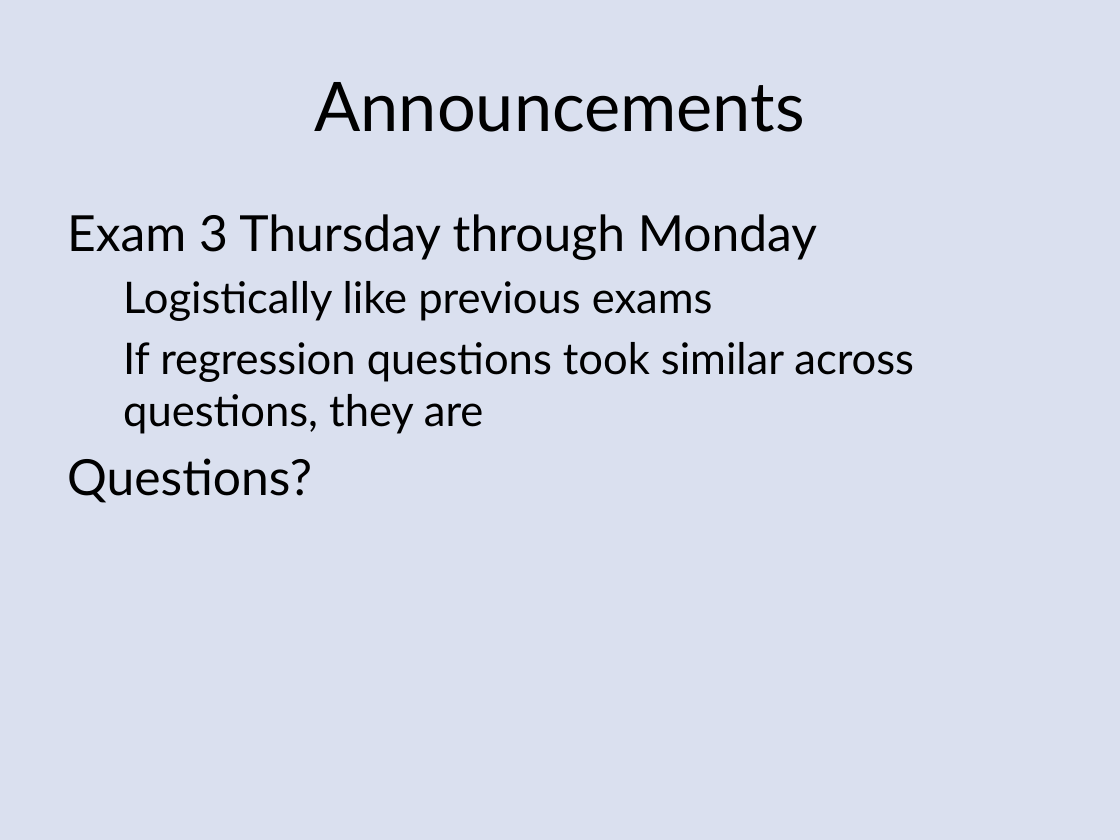
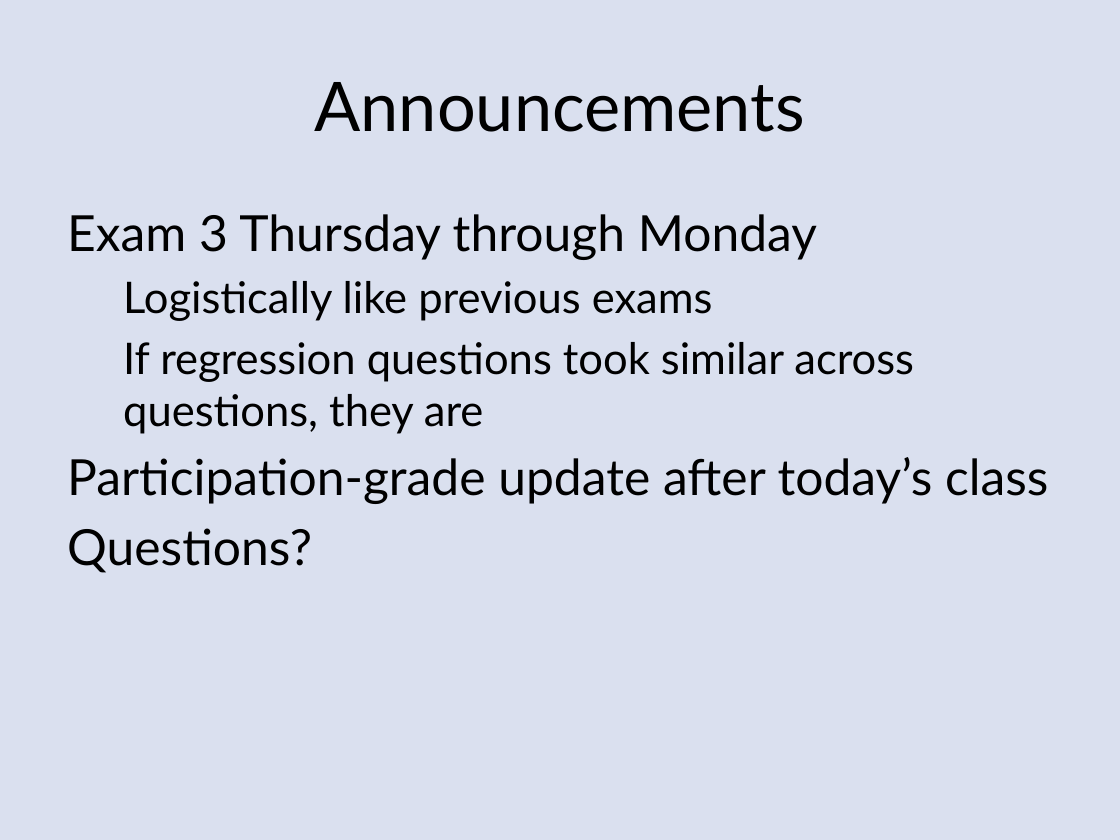
Before and after one commit to urbatsch/urbatsch.github.io, a slide deck: slide 2 of slides.pptx. Drawn at 1120x840 pixels with LibreOffice and Linux fonts; fonts in the diff are those of the drawing. Boxes give left, top, right and bottom in pixels: in the first picture for what was removed or moved away, otherwise in the second. Text is boxed around its words. In the diff, an @@ line names an element or a change of style, - is before the commit and + after.

```diff
--- a/slides.pptx
+++ b/slides.pptx
@@ text at [67, 457, 1048, 504]: paragraph added @@
+Participation-grade update after today’s class
```
